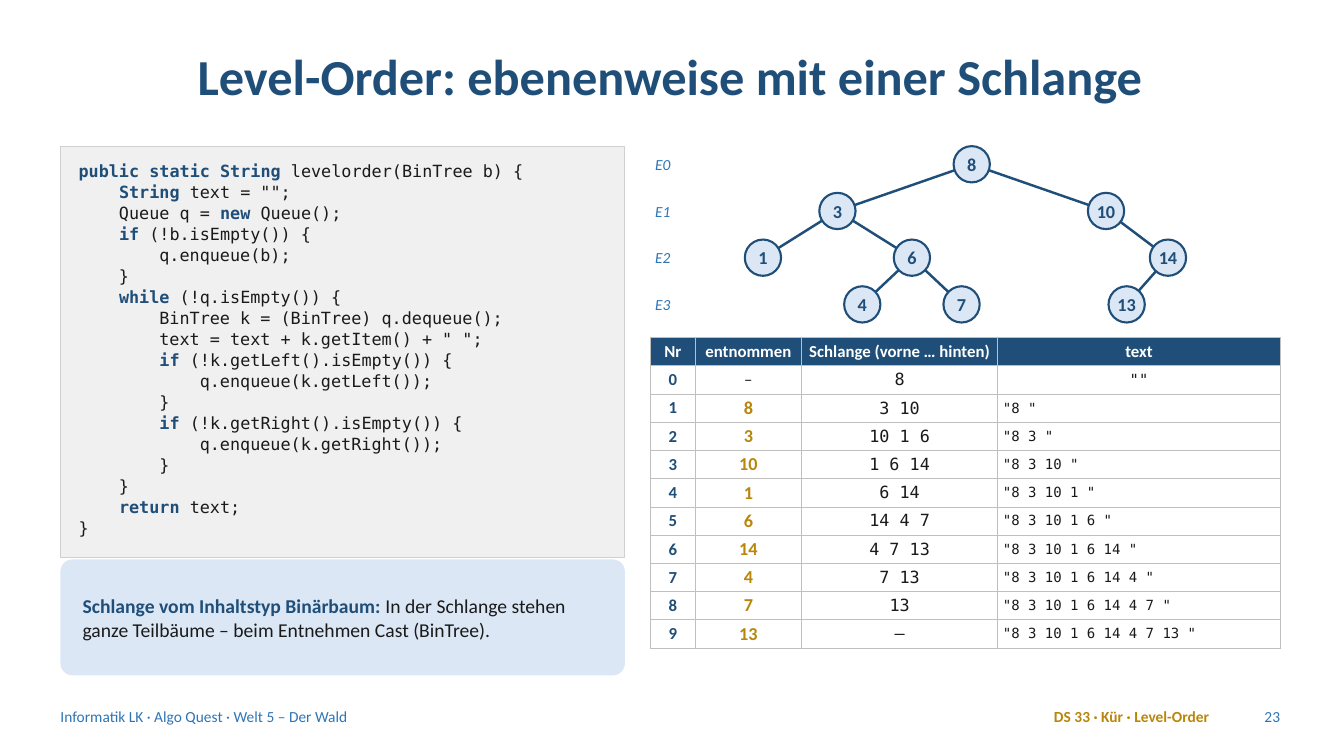
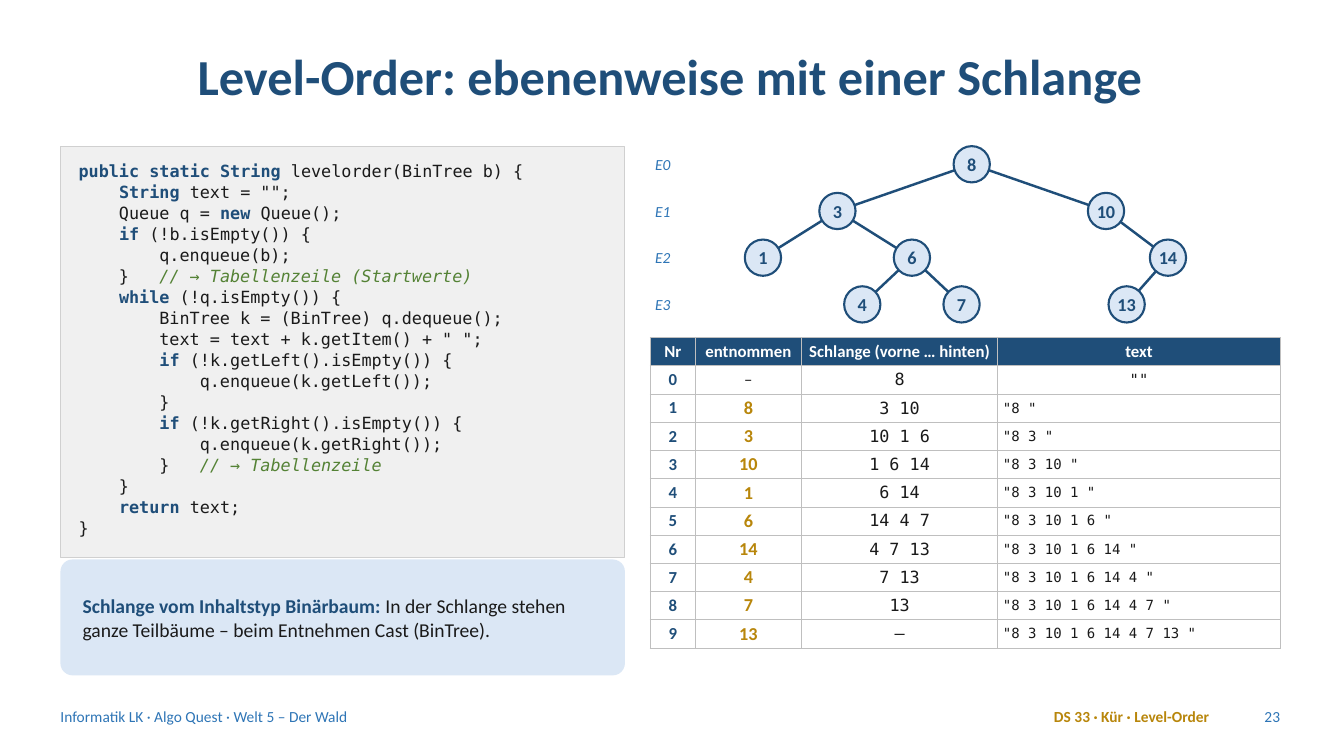
Before and after one commit to frankjuchim/AlgoQuest, a slide deck: slide 23 of materialien/Welt5_Wald/1_Praesentation/AQ_W5_Wald.pptx. Drawn at 1344x756 pixels with LibreOffice and Linux fonts; fonts in the diff are those of the drawing. Boxes give left, top, right and bottom in pixels: in the first picture for what was removed or moved away, otherwise in the second. Text is boxed around its words. In the diff, an @@ line names an element or a change of style, - is before the commit and + after.

```diff
--- a/materialien/Welt5_Wald/1_Praesentation/AQ_W5_Wald.pptx
+++ b/materialien/Welt5_Wald/1_Praesentation/AQ_W5_Wald.pptx
@@ text in rectangle at (210,269,472,284): text changed; text colour #1A1A1A to #548235; italic on @@
-}
+} // → Tabellenzeile (Startwerte)
@@ text in rectangle at (250,458,381,471): text changed; text colour #1A1A1A to #548235; italic on @@
-}
+} // → Tabellenzeile
```
Also in this commit, not shown: 4 other files.
